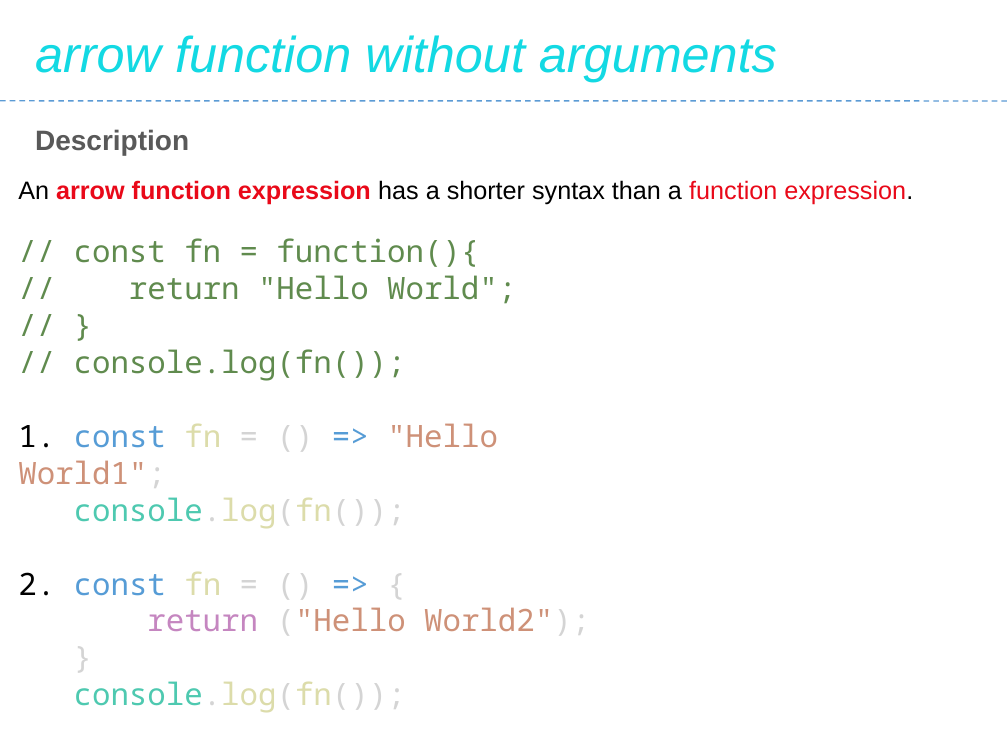
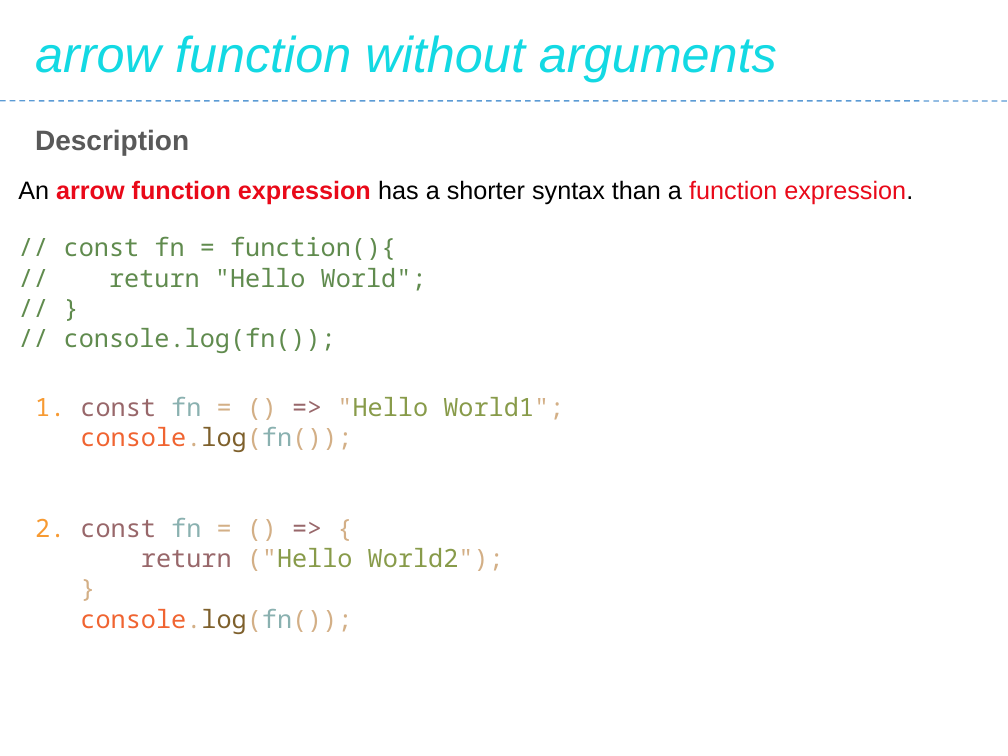
Before and after one commit to Saleel-Bagde/PPT-s, a slide deck: slide 203 of JavaScript.pptx. Drawn at 1008x756 pixels with LibreOffice and Linux fonts; fonts in the diff are those of the drawing. Boxes give left, top, right and bottom in pixels: in the first picture for what was removed or moved away, otherwise in the second. Text is boxed around its words. In the diff, an @@ line names an element or a change of style, - is before the commit and + after.

```diff
--- a/JavaScript.pptx
+++ b/JavaScript.pptx
@@ text "// const fn = function(){" at box(64, 236, 427, 353): size 22 to 18 pt @@
@@ text added at box(35, 397, 564, 634), 18 pt, text #D3AF86 @@
+1. const fn = () => "Hello World1";
+console.log(fn());
+2. const fn = () => {
+return ("Hello World2");
+}
+console.log(fn());
@@ text at box(18, 423, 590, 713): paragraphs removed @@
-1. const fn = () => "Hello World1";
-console.log(fn());
-2. const fn = () => {
-return ("Hello World2");
-}
-console.log(fn());
```
Also in this commit, not shown: 17 other slides changed.
